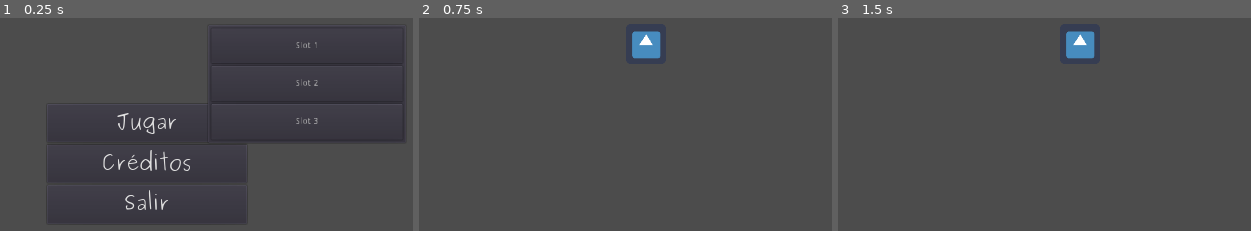
Above: before the commit, frames 1-3 (left to right).
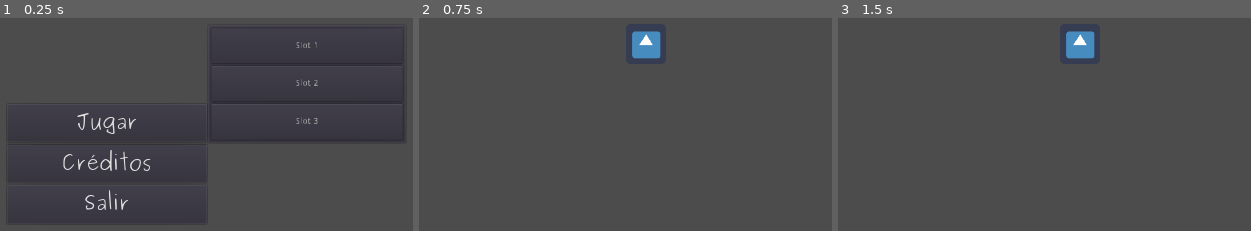
Above: after the commit, the same moments.

Repository: Glioce/Godot_examples
Game: Godot game, scene res://Scenes/MainMenu.tscn
Two runs of this game, one before a commit and one after it. Both use one fixed random seed, a clock stepped at 60 frames per second and the inputs below. The engine's default icon, where the game draws it, is replaced by a stand-in: a white triangle on a blue panel in a dark square.
Inputs:
- Up to frame 1 (0.25 s): no input
- Up to frame 2 (0.75 s): click "Jugar" at 0.5 s
- Up to frame 3 (1.5 s): tap Enter at 1.25 s; hold Right (ui_right) from 1.28 s (still down)

The runs differ from the first frame. In frame 1, 2.0% of the frame differs, in the area x 4-58%, y 44-91%; in frame 2, nothing differs; in frame 3, nothing differs.

Commit message:
thinking how to place walls

Diff:
--- a/n19_00/Scenes/MainMenu.tscn
+++ b/n19_00/Scenes/MainMenu.tscn
@@ -12,9 +12,9 @@
 }
 
 [node name="Menu" type="VBoxContainer" parent="."]
-margin_left = 384.0
+margin_left = 320.0
 margin_top = 448.0
-margin_right = 704.0
+margin_right = 640.0
 margin_bottom = 640.0
 __meta__ = {
 "_edit_use_anchors_": false
--- a/n19_00/Scenes/West.tscn
+++ b/n19_00/Scenes/West.tscn
@@ -1,9 +1,12 @@
-[gd_scene load_steps=4 format=2]
+[gd_scene load_steps=5 format=2]
 
 [ext_resource path="res://icon.png" type="Texture" id=1]
 [ext_resource path="res://Scripts/Player.gd" type="Script" id=2]
 
 [sub_resource type="RectangleShape2D" id=1]
+extents = Vector2( 32, 32 )
+
+[sub_resource type="RectangleShape2D" id=2]
 extents = Vector2( 32, 32 )
 
 [node name="Node2D" type="Node2D"]
@@ -21,5 +24,49 @@
 
 [node name="Sprite" type="Sprite" parent="Player"]
 position = Vector2( 32, 32 )
-scale = Vector2( 1, 1 )
 texture = ExtResource( 1 )
+
+[node name="Walls" type="Node2D" parent="."]
+
+[node name="Wall1" type="Area2D" parent="Walls"]
+scale = Vector2( 20, 1 )
+__meta__ = {
+"_edit_group_": true
+}
+
+[node name="CollisionShape2D" type="CollisionShape2D" parent="Walls/Wall1"]
+position = Vector2( 32, 32 )
+shape = SubResource( 2 )
+
+[node name="Wall4" type="Area2D" parent="Walls"]
+position = Vector2( 0, 640 )
+scale = Vector2( 20, 1 )
+__meta__ = {
+"_edit_group_": true
+}
+
+[node name="CollisionShape2D" type="CollisionShape2D" parent="Walls/Wall4"]
+position = Vector2( 32, 32 )
+shape = SubResource( 2 )
+
+[node name="Wall2" type="Area2D" parent="Walls"]
+position = Vector2( 0, 64 )
+scale = Vector2( 1, 9 )
+__meta__ = {
+"_edit_group_": true
+}
+
+[node name="CollisionShape2D" type="CollisionShape2D" parent="Walls/Wall2"]
+position = Vector2( 32, 32 )
+shape = SubResource( 2 )
+
+[node name="Wall3" type="Area2D" parent="Walls"]
+position = Vector2( 1216, 64 )
+scale = Vector2( 1, 9 )
+__meta__ = {
+"_edit_group_": true
+}
+
+[node name="CollisionShape2D" type="CollisionShape2D" parent="Walls/Wall3"]
+position = Vector2( 32, 32 )
+shape = SubResource( 2 )
--- a/n19_00/button_theme.tres
+++ b/n19_00/button_theme.tres
@@ -1,6 +1,6 @@
 [gd_resource type="Theme" load_steps=3 format=2]
 
-[ext_resource path="res://Purisa, Regular.ttf" type="DynamicFontData" id=1]
+[ext_resource path="res://PurisaRegular.ttf" type="DynamicFontData" id=1]
 
 [sub_resource type="DynamicFont" id=1]
 size = 32
--- a/n19_00/project.godot
+++ b/n19_00/project.godot
@@ -19,6 +19,7 @@
 
 window/size/width=1280
 window/size/height=720
+window/vsync/use_vsync=false
 window/stretch/mode="2d"
 window/stretch/aspect="keep"
 
Renamed: n19_00/Purisa, Regular.ttf -> n19_00/PurisaRegular.ttf
